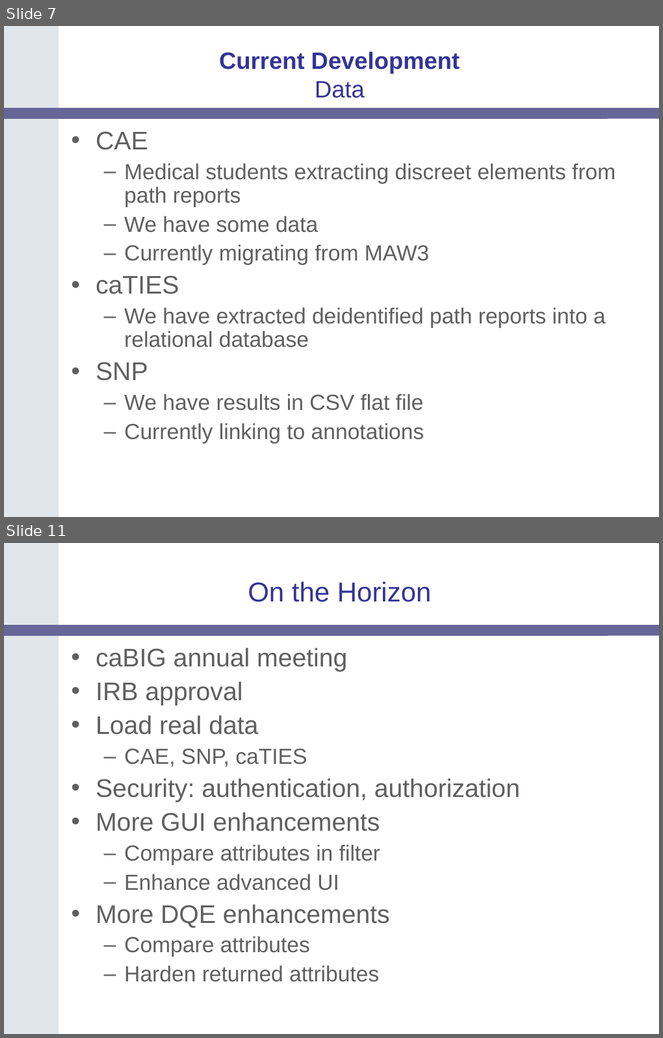
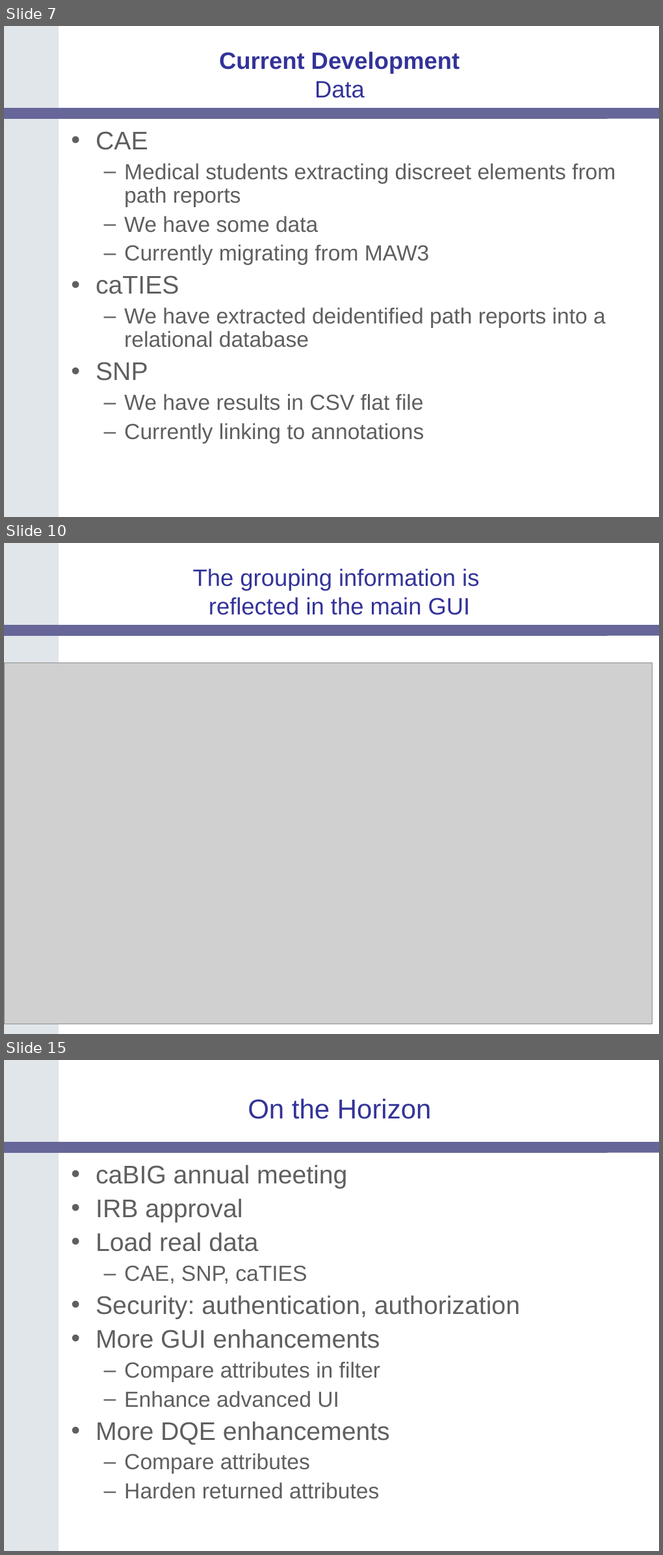
Before and after one commit to NCIP/catrip, a slide deck: catrip/documentation/presentations/translational_sig_2006_11_14/catrip_translational_sig_2007_01_09.ppt. Shown one above the other, each under a label of ours: slides 7 and 11 before the commit, slides 7, 10 and 15 after it; the slides between them are not shown. The pictures are 663x1038 and 663x1555 pixels, drawn with LibreOffice and Linux fonts; fonts in the diff are those of the drawing; grey boxes stand for pictures; background and template pictures are left out. Boxes give left, top, right and bottom in pixels: in the first picture for what was removed or moved away, otherwise in the second. Text is boxed around its words. In the diff, an @@ line names an element or a change of style, - is before the commit and + after.

Commit message:
added screenshots
SVN-Revision: 1352

```diff
--- a/catrip/documentation/presentations/translational_sig_2006_11_14/catrip_translational_sig_2007_01_09.ppt
+++ b/catrip/documentation/presentations/translational_sig_2006_11_14/catrip_translational_sig_2007_01_09.ppt
@@ slide 10 added at (4, 543, 659, 1034), background #FFFFFF; not listed: 2 template elements that a slide beside it also shows @@
@@ title added at (193, 568, 479, 615), 26 pt, text #333399 @@
+The grouping information is
+reflected in the main GUI
@@ picture added at (4, 663, 653, 1024) @@
@@ what was slide 11 is now slide 15 @@
```
Also in this commit, not shown: 6 other slides added, 3 slides removed.
